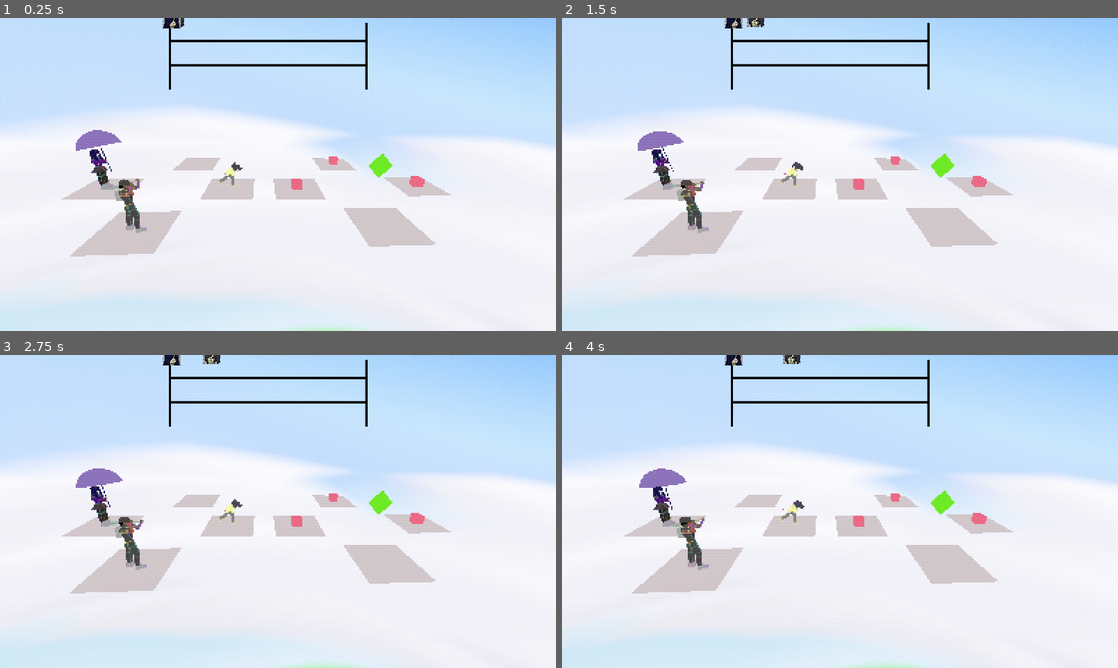
Above: before the commit, frames 1-4 (two rows, left to right).
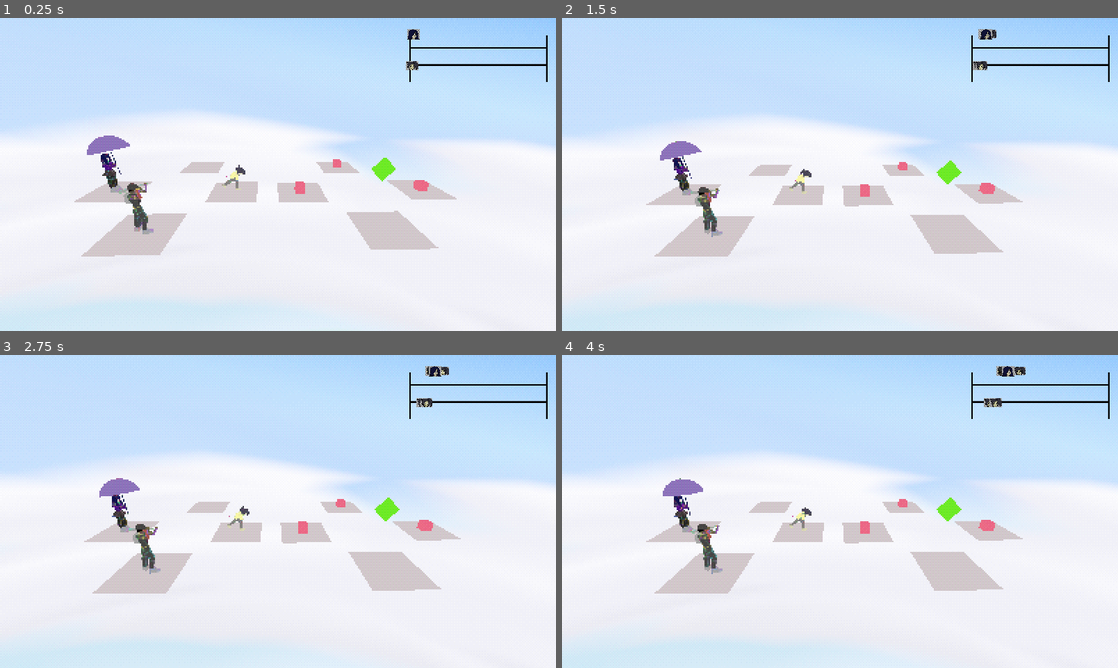
Above: after the commit, the same moments.

Repository: SteeRevo/ClassRPG
Game: Godot game, scene res://BattleScene/BattleScene.tscn
The game is run twice, just before and just after one commit, with the same random seed, the same clock (stepped at 60 frames per second) and the same inputs.
Inputs:
- Up to frame 1 (0.25 s): no input
- Up to frame 2 (1.5 s): hold D (Attack) 0.53-1.28 s; tap A (Guard) at 0.8, 1.35 s
- Up to frame 3 (2.75 s): tap S (Rotate) at 1.55 s; hold S (Rotate) from 2.03 s (still down); tap D (Attack) at 2.3 s
- Up to frame 4 (4 s): release S (Rotate) at 2.78 s; tap D (Attack) at 2.85 s; tap A (Guard) at 3.05 s; hold A (Guard) from 3.53 s (still down); tap S (Rotate) at 3.8 s

The runs differ from the first frame. In frame 1, 5.4% of the frame differs, in the area x 11-99%, y 0-100%; in frame 2, 8.8%; in frame 3, 8.9%; in frame 4, 8.9%, in the area x 0-99%, y 0-100%.

Commit message:
turn tracker implement with enemy

Diff:
--- a/ClassRPG/BattleScene/BattleManager.gd
+++ b/ClassRPG/BattleScene/BattleManager.gd
@@ -84,6 +84,7 @@
 	_change_state('chooseturn')
 
 
+
 func _change_state(state_name):
 	current_state.exit(self)
 	if state_name == 'previous':
@@ -120,16 +121,16 @@
 
 func end_turn():
 	print("changing turn")
-	for unit in unit_list:
+	"for unit in unit_list:
 		if unit.available == true:
 			_change_state('chooseturn')
 			#_change_state(current_turn)
 			return
 	for unit in unit_list:
 		unit.available = true
-		unit.is_guarding = false
+		unit.is_guarding = false"
+	start_turn_tracker()
 	_change_state('chooseturn')
-	_change_state(current_turn)
 
 func complete_enemy_action():
 	_change_state('completeAction')
@@ -163,13 +164,33 @@
 		enemy_unit.startingBG = counter
 		print(counter)
 		counter += 1
+func set_player_turn_tracker():
+	for tt in turnBar.turnTrackers:
+		tt.set_active()
+
+func set_enemy_turn_tracker(unit):
+	for tt in turnBar.enemyTurnTrackers:
+			if tt.active == false:
+				tt.set_active()
+				tt.unit = unit
+				return
 
 func update_turn():
-	var unit = turnBar.update_all()
-	if unit != null:
-		return unit
+	turnBar.update_all()
 
+func start_turn_tracker():
+	turnBar.waiting = true
+
+func delay_turn_tracker(delay):
+	turnBar.delay_tt(delay)
 
 func _on_turn_bar_choose_turn(unit):
 	current_unit = unit
 	_change_state("playerturn")
+
+func _on_turn_bar_choose_enemy_turn(unit):
+	current_unit = unit
+	_change_state("enemyturn")
+
+func remove_enemy_tt(unit):
+	turnBar.remove_enemy_turn_tracker(unit)
--- a/ClassRPG/BattleScene/BattleScene.tscn
+++ b/ClassRPG/BattleScene/BattleScene.tscn
@@ -322,17 +322,20 @@
 [node name="Sam" parent="BattleManager/PlayerUnits" instance=ExtResource("12_ut382")]
 current_health = 10
 current_sp = 10
+speed = 6
 
 [node name="Phyllis" parent="BattleManager/PlayerUnits" instance=ExtResource("13_hdh7v")]
 transform = Transform3D(-0.24724, 0, 0.037043, 0, 0.25, 0, -0.037043, 0, -0.24724, 1.61929, 0.117663, -11.4939)
 current_health = 8
 current_sp = 13
+speed = 4
 startingBG = 3
 
 [node name="BB" parent="BattleManager/PlayerUnits" instance=ExtResource("14_epfdn")]
 transform = Transform3D(-0.249918, 0, -0.00641339, 0, 0.25, 0, 0.00641339, 0, -0.249918, -5.78837, 0.136662, -5.80816)
 current_health = 20
 current_sp = 6
+speed = 3
 
 [node name="Battlegrounds" type="Node" parent="BattleManager"]
 
@@ -402,6 +405,7 @@
 
 [node name="Enemy3" parent="BattleManager/EnemyUnits" instance=ExtResource("16_hetvf")]
 attack = 6
+speed = 2
 startingBG = 3
 
 [node name="EnemyBGs" type="Node" parent="BattleManager"]
@@ -816,11 +820,17 @@
 script = ExtResource("33_iiblf")
 
 [node name="TurnBar" parent="BattleManager/Control" instance=ExtResource("34_g0q51")]
-position = Vector2(555, 77)
-scale = Vector2(0.45082, 0.45082)
+position = Vector2(991, 82)
+scale = Vector2(0.313935, 0.313935)
 
 [node name="SamTurnTracker" parent="BattleManager/Control/TurnBar" index="0" node_paths=PackedStringArray("unit")]
 unit = NodePath("../../../PlayerUnits/Sam")
+
+[node name="BBTurnTracker" parent="BattleManager/Control/TurnBar" index="1" node_paths=PackedStringArray("unit")]
+unit = NodePath("../../../PlayerUnits/BB")
+
+[node name="PhilTurnTracker" parent="BattleManager/Control/TurnBar" index="2" node_paths=PackedStringArray("unit")]
+unit = NodePath("../../../PlayerUnits/Phyllis")
 
 [node name="Cameras" type="Node" parent="BattleManager"]
 
@@ -851,6 +861,7 @@
 wait_time = 2.0
 
 [connection signal="animation_finished" from="BattleManager/Control/PlayerTurnUI/AnimationPlayer" to="BattleManager/Control/PlayerTurnUI" method="_on_animation_player_animation_finished"]
+[connection signal="choose_enemy_turn" from="BattleManager/Control/TurnBar" to="BattleManager" method="_on_turn_bar_choose_enemy_turn"]
 [connection signal="choose_turn" from="BattleManager/Control/TurnBar" to="BattleManager" method="_on_turn_bar_choose_turn"]
 [connection signal="timeout" from="BattleManager/EnemyTimer" to="BattleManager/States/EnemyTurn" method="_on_enemy_timer_timeout"]
 
--- a/ClassRPG/BattleScene/CompleteAction.gd
+++ b/ClassRPG/BattleScene/CompleteAction.gd
@@ -89,6 +89,7 @@
 		if host.current_selected_ally.anim_finished.is_connected(_on_animation_finished):
 			host.current_selected_ally.anim_finished.disconnect(_on_animation_finished)
 	set_active_camera(host, host.mainBattleCamera)
+	host.delay_turn_tracker(len(host.skill_stack))
 	host.BGR.reset_health_sp()
 	host.current_unit = null
 	host.current_action = null
@@ -162,6 +163,7 @@
 			enemy.get_BG()._set_current_unit(null)
 			host_ref.enemy_units.erase(enemy)
 			host_ref.unit_list.erase(enemy)
+			host_ref.remove_enemy_tt(enemy)
 			enemy.kill_self()
 	if len(host_ref.enemy_units) == 0:
 		host_ref.end_turn()
--- a/ClassRPG/BattleScene/PlayerTurn.gd
+++ b/ClassRPG/BattleScene/PlayerTurn.gd
@@ -32,12 +32,7 @@
 		current_cam.look_at(host.current_unit.global_position + Vector3(0, 3, 0), Vector3(0, 1, 0))
 
 func handle_input(host, event):
-	if event.is_action_pressed("Cancel"):
-		host.current_action = null
-		host.current_unit.get_BG().reset_buffs()
-		return 'previous'
-
-	elif event.is_action_pressed("Attack"):
+	if event.is_action_pressed("Attack"):
 		print("Attack")
 		if last_action == "Attack":
 			host.current_action = "Attack"
--- a/ClassRPG/BattleScene/Sam.gd
+++ b/ClassRPG/BattleScene/Sam.gd
@@ -62,7 +62,7 @@
 	skill_tree.down.down.up = TreeSkill.new()
 	skill_tree.down.down.up.move_name = "Rooster: Flame"
 
-	#set_skill_active("Rooster: Flame")
+	set_skill_active("Rooster: Flame")
 	#set_skill_active("Rabbit: Bounce")
 	set_skill_active("Snake: Whip")
 	#set_skill_active("Ox: Crush")
--- a/ClassRPG/BattleScene/States/TurnDecide/ChooseTurn.gd
+++ b/ClassRPG/BattleScene/States/TurnDecide/ChooseTurn.gd
@@ -5,12 +5,15 @@
 
 func enter(host):
 	host.stateName.set_state_name("Choose turn")
+	set_active_camera(host, host.mainBattleCamera)
+	host.current_unit = null
 	if host.start_of_battle:
 		start_battle(host)
 	for unit in host.player_units:
 		if unit.is_guarding == false:
 			print(unit.name)
 			unit.play_idle()
+	host.start_turn_tracker()
 
 func start_battle(host):
 	host.start_of_battle = false
@@ -23,6 +26,7 @@
 	get_all_units(host)
 
 func get_all_units(host):
+	host.set_player_turn_tracker()
 	for unit in host.player_units_path.get_children():
 		host.player_units.append(unit)
 		host.unit_list.append(unit)
@@ -30,6 +34,7 @@
 	for unit in host.enemy_units_path.get_children():
 		host.enemy_units.append(unit)
 		host.unit_list.append(unit)
+		host.set_enemy_turn_tracker(unit)
 
 func set_all_units_position(host):
 	for bg in host.battleGrounds.get_children():
@@ -66,3 +71,10 @@
 			host.current_turn = "playerturn"
 			host.choose_turn()"""
 	pass
+
+func set_active_camera(host, camera):
+	host.active_camera.current = false
+	camera.current = true
+	host.active_camera = camera
+	camera.move_to(host.mainOverviewCam.global_position)
+	camera.rotate_to(host.mainOverviewCam.rotation)
--- a/ClassRPG/TurnTracker.gd
+++ b/ClassRPG/TurnTracker.gd
@@ -1,5 +1,8 @@
 extends Node2D
 @export var unit : Unit
+@onready var sprite = $Sprite2D
+var speed
+var active = false
 
 # Called when the node enters the scene tree for the first time.
 func _ready():
@@ -10,5 +13,17 @@
 func _process(delta):
 	pass
 
-func take_step(step):
-	global_position.x += step
+func set_active():
+	active = true
+	sprite.visible = true
+
+func set_inactive():
+	active = false
+	sprite.visible = false
+
+func take_step():
+	speed = calc_speed(unit.get_speed())
+	global_position.x += speed
+
+func calc_speed(speed):
+	return (speed * 0.05) + 0.1
--- a/ClassRPG/UI/TurnBar/turn_bar.gd
+++ b/ClassRPG/UI/TurnBar/turn_bar.gd
@@ -1,12 +1,23 @@
 extends Sprite2D
 @onready var startPoint = $StartPoint
+@onready var enemyStartPoint = $EnemyStartPoint
 @onready var endPoint = $Endpoint
 @onready var step = 0.5
 @onready var samTurnTracker = $SamTurnTracker
 @onready var bbTurnTracker = $BBTurnTracker
 @onready var philTurnTracker = $PhilTurnTracker
+@onready var enemytt1 = $EnemyTurnTracker
+@onready var enemytt2 = $EnemyTurnTracker2
+@onready var enemytt3 = $EnemyTurnTracker3
+@onready var enemytt4 = $EnemyTurnTracker4
+var enemyTurnTrackers = []
 signal choose_turn
+signal choose_enemy_turn
 var waiting = true
+
+var turnTrackers = []
+
+var current_tt = null
 
 
 # Called when the node enters the scene tree for the first time.
@@ -14,6 +25,12 @@
 	samTurnTracker.global_position = startPoint.global_position
 	bbTurnTracker.global_position = startPoint.global_position
 	philTurnTracker.global_position = startPoint.global_position
+	enemyTurnTrackers = [enemytt1, enemytt2, enemytt3, enemytt4]
+	for tt in enemyTurnTrackers:
+		tt.global_position = enemyStartPoint.global_position
+	turnTrackers.append(samTurnTracker)
+	turnTrackers.append(bbTurnTracker)
+	turnTrackers.append(philTurnTracker)
 
 func _process(delta):
 	if waiting == true:
@@ -21,9 +38,28 @@
 
 
 func update_all():
-	if samTurnTracker.global_position.x < endPoint.global_position.x:
-		samTurnTracker.take_step(step)
-		return null
-	elif samTurnTracker.global_position.x >= endPoint.global_position.x:
-		emit_signal("choose_turn", samTurnTracker.unit)
-		waiting = false
+	if waiting:
+		for tt in turnTrackers:
+			if tt.active:
+				if tt.global_position.x >= endPoint.global_position.x :
+					emit_signal("choose_turn", tt.unit)
+					waiting = false
+					current_tt = tt
+				else:
+					tt.take_step()
+		for tt in enemyTurnTrackers:
+			if tt.active:
+				if tt.global_position.x >= endPoint.global_position.x:
+					emit_signal("choose_enemy_turn", tt.unit)
+					waiting = false
+					current_tt = tt
+				else:
+					tt.take_step()
+
+func remove_enemy_turn_tracker(unit):
+	for tt in enemyTurnTrackers:
+		if tt.unit == unit:
+			tt.set_inactive()
+
+func delay_tt(delay):
+	current_tt.global_position.x = startPoint.global_position.x
--- a/ClassRPG/UI/TurnBar/turn_bar.tscn
+++ b/ClassRPG/UI/TurnBar/turn_bar.tscn
@@ -6,6 +6,7 @@
 [ext_resource type="Texture2D" uid="uid://ciqd8r87r3riq" path="res://UI/TurnBar/Sam_turn_tracker.PNG" id="3_w1d5g"]
 [ext_resource type="Texture2D" uid="uid://tei0u0plftgp" path="res://UI/TurnBar/BB_turn_tracker.PNG" id="5_c2s8t"]
 [ext_resource type="Texture2D" uid="uid://cm02h5xs5in0y" path="res://UI/TurnBar/Phil_turn_tracker.PNG" id="6_e12w8"]
+[ext_resource type="PackedScene" uid="uid://24nh7jrdv1hh" path="res://UI/TurnBar/turn_tracker.tscn" id="7_oo2us"]
 
 [node name="TurnBar" type="Sprite2D"]
 position = Vector2(517, 317)
@@ -42,5 +43,16 @@
 [node name="StartPoint" type="Node2D" parent="."]
 position = Vector2(-449, -152)
 
+[node name="EnemyStartPoint" type="Node2D" parent="."]
+position = Vector2(-453, 56)
+
 [node name="Endpoint" type="Node2D" parent="."]
 position = Vector2(456, -150)
+
+[node name="EnemyTurnTracker" parent="." instance=ExtResource("7_oo2us")]
+
+[node name="EnemyTurnTracker2" parent="." instance=ExtResource("7_oo2us")]
+
+[node name="EnemyTurnTracker3" parent="." instance=ExtResource("7_oo2us")]
+
+[node name="EnemyTurnTracker4" parent="." instance=ExtResource("7_oo2us")]
--- /dev/null
+++ b/ClassRPG/UI/TurnBar/turn_tracker.tscn
@@ -0,0 +1,14 @@
+[gd_scene load_steps=3 format=3 uid="uid://24nh7jrdv1hh"]
+
+[ext_resource type="Script" path="res://TurnTracker.gd" id="1_bybtf"]
+[ext_resource type="Texture2D" uid="uid://ciqd8r87r3riq" path="res://UI/TurnBar/Sam_turn_tracker.PNG" id="2_3tdl0"]
+
+[node name="TurnTracker" type="Node2D"]
+position = Vector2(39, 41)
+script = ExtResource("1_bybtf")
+
+[node name="Sprite2D" type="Sprite2D" parent="."]
+visible = false
+position = Vector2(5, -10)
+scale = Vector2(0.252212, 0.252212)
+texture = ExtResource("2_3tdl0")
--- a/ClassRPG/Unit/Unit.gd
+++ b/ClassRPG/Unit/Unit.gd
@@ -13,6 +13,7 @@
 @export var attack = 0
 @export var defense = 0
 @export var technique = 0
+@export var speed = 1
 @export var is_dead = false
 @export var enemy_unit = false
 @export var available = true
@@ -25,9 +26,11 @@
 var attack_bonus = 0
 var defense_bonus = 0
 var tech_bonus = 0
+var speed_bonus = 0
 var bg_attack_bonus = 0
 var bg_defense_bonus = 0
 var bg_tech_bonus = 0
+var bg_speed_bonus  = 0
 var temp_health = 0
 var unitTween
 var skill_tree
@@ -118,7 +121,7 @@
 	return max_health
 
 func get_technique():
-	return technique + bg_tech_bonus
+	return technique + bg_tech_bonus + tech_bonus
 
 func add_tech_buff(boost):
 	tech_bonus += boost
@@ -126,8 +129,17 @@
 func set_bg_tech_buff(boost):
 	bg_tech_bonus = boost
 
+func get_speed():
+	return speed + bg_speed_bonus + speed_bonus
+
+func add_speed_buff(boost):
+	speed_bonus += boost
+
+func set_bg_speed_buff(boost):
+	bg_speed_bonus = boost
+
 func get_defense():
-	return defense + bg_defense_bonus
+	return defense + bg_defense_bonus + defense_bonus
 
 func add_defense_buff(boost):
 	defense_bonus += boost
@@ -136,7 +148,7 @@
 	bg_defense_bonus = boost
 
 func get_attack():
-	return attack + bg_attack_bonus
+	return attack + bg_attack_bonus + attack_bonus
 
 func add_attack_buff(boost):
 	attack += boost
Not shown: 1 places in ClassRPG/UI/TurnBar/turn_bar.tscn that only renumber resources
